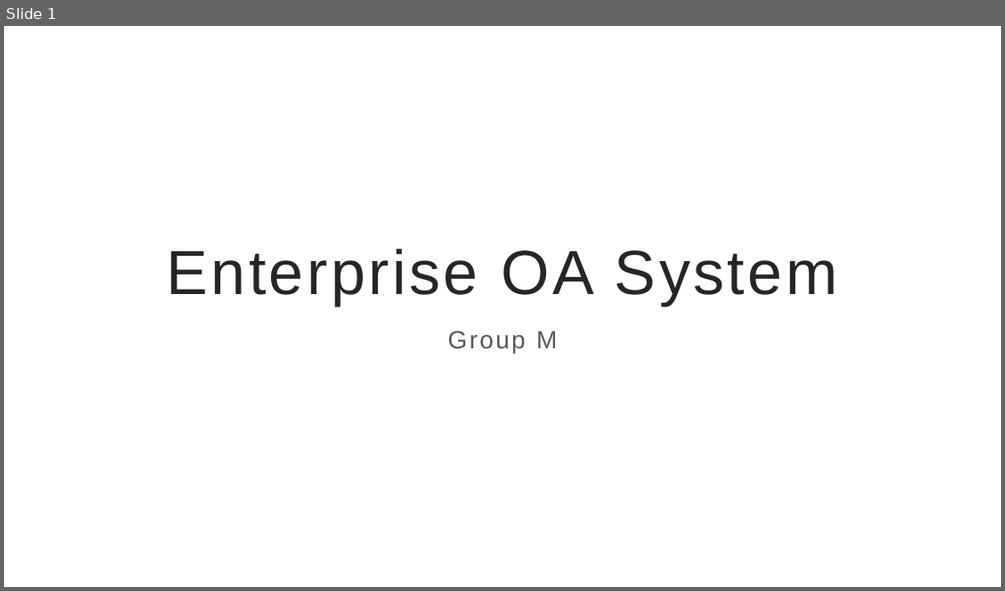
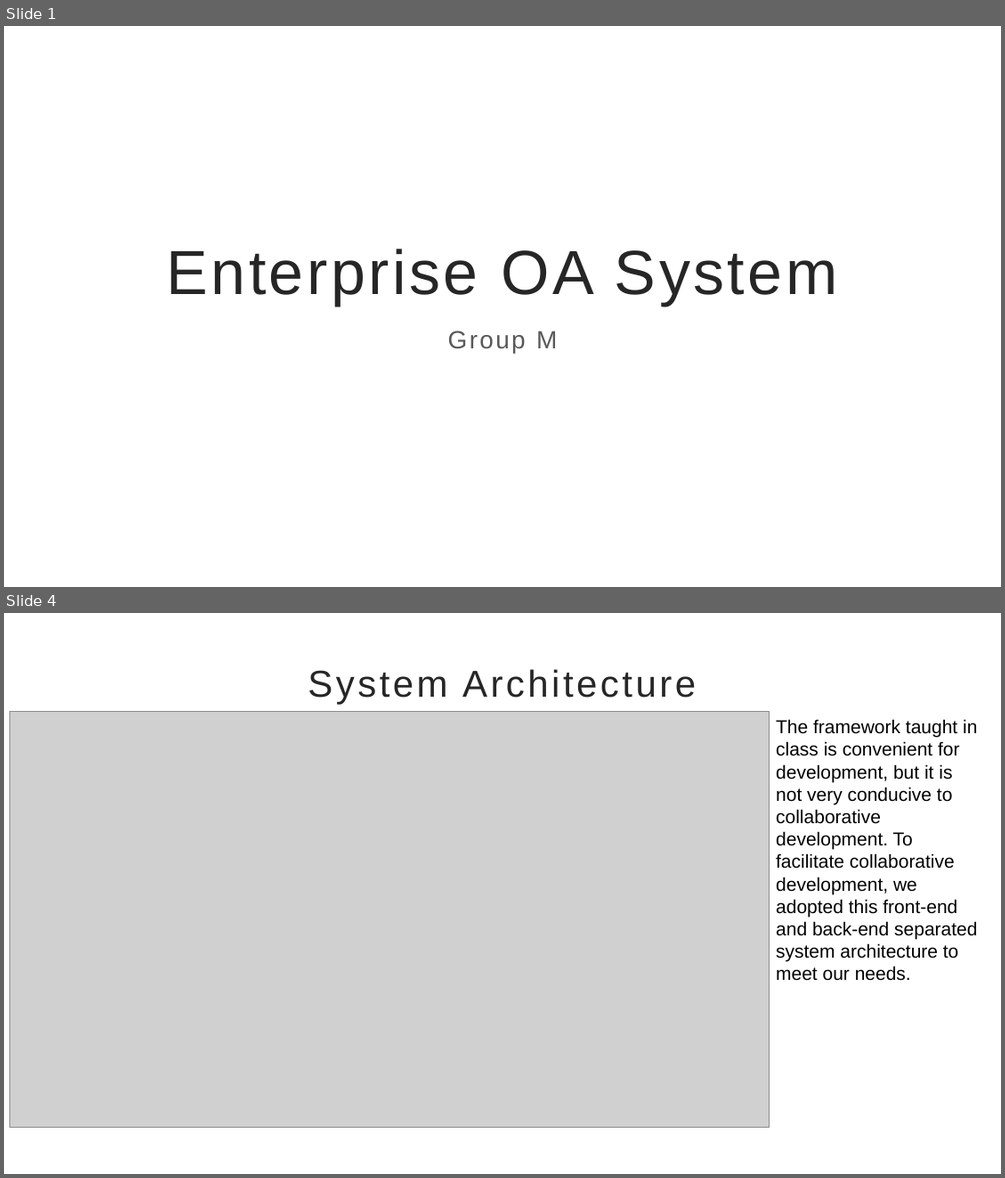
Before and after one commit to Harold-Gu/Enterprise-OA-Management-System, a slide deck: OA System.pptx. Shown one above the other, each under a label of ours: slide 1 before the commit, slides 1 and 4 after it; the slides between them are not shown. The pictures are 1005x591 and 1005x1178 pixels, drawn with LibreOffice and Linux fonts; fonts in the diff are those of the drawing; grey boxes stand for pictures. Boxes give left, top, right and bottom in pixels: in the first picture for what was removed or moved away, otherwise in the second. Text is boxed around its words. In the diff, an @@ line names an element or a change of style, - is before the commit and + after.

```diff
--- a/OA System.pptx
+++ b/OA System.pptx
@@ slide 4 added at bbox=[4, 613, 1001, 1174], background #FFFFFF @@
@@ title added at bbox=[307, 669, 696, 705], 36 pt, text #262626 @@
+System Architecture
@@ picture added at bbox=[9, 712, 769, 1127] @@
@@ text added at bbox=[776, 719, 977, 981], 18 pt, text #000000 @@
+The framework taught in class is convenient for development, but it is not very conducive to collaborative development. To facilitate collaborative development, we adopted this front-end and back-end separated system architecture to meet our needs.
```
Also in this commit, not shown: 2 slides changed, 8 other slides added, 1 slide removed.
